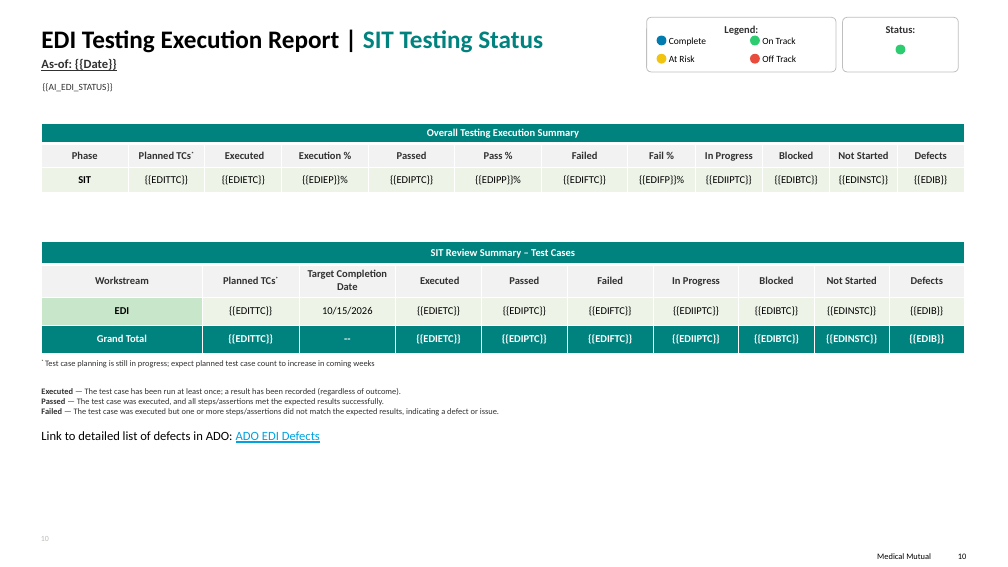
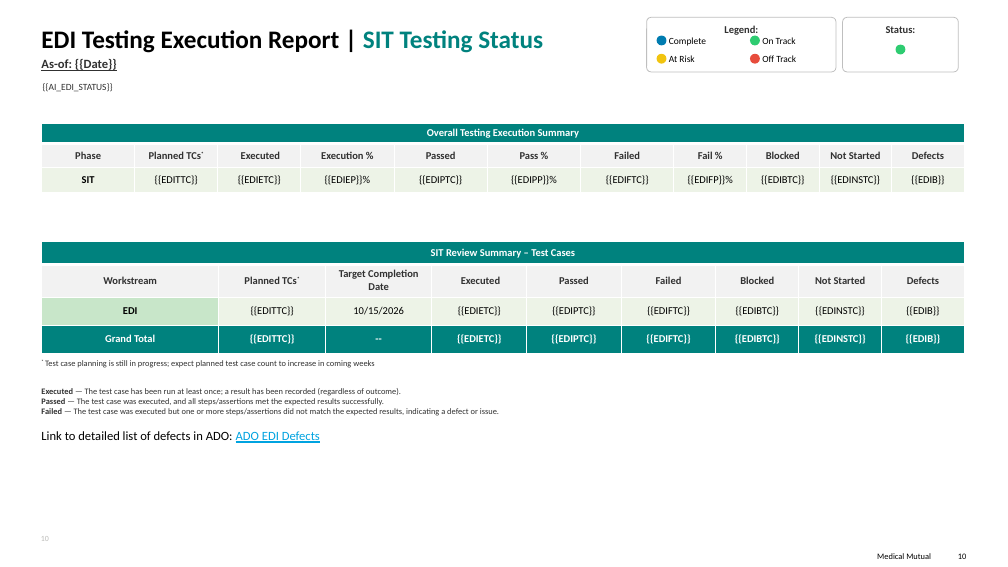
Before and after one commit to sgandhi3/Project-Management-Reporting, a slide deck: slide 10 of MMO_Report_Template.pptx. Drawn at 1008x567 pixels with LibreOffice and Linux fonts; fonts in the diff are those of the drawing; background and template pictures are left out. Boxes give left, top, right and bottom in pixels: in the first picture for what was removed or moved away, otherwise in the second. Text is boxed around its words. In the diff, an @@ line names an element or a change of style, - is before the commit and + after.

```diff
--- a/MMO_Report_Template.pptx
+++ b/MMO_Report_Template.pptx
@@ table at [42, 123, 963, 192] @@
-column 9:  | In Progress | {{EDIIPTC}}
@@ table at [42, 241, 966, 353] @@
-column 7:  | In Progress | {{EDIIPTC}} | {{EDIIPTC}}
```
Also in this commit, not shown: 9 other slides changed, 4 other files.
